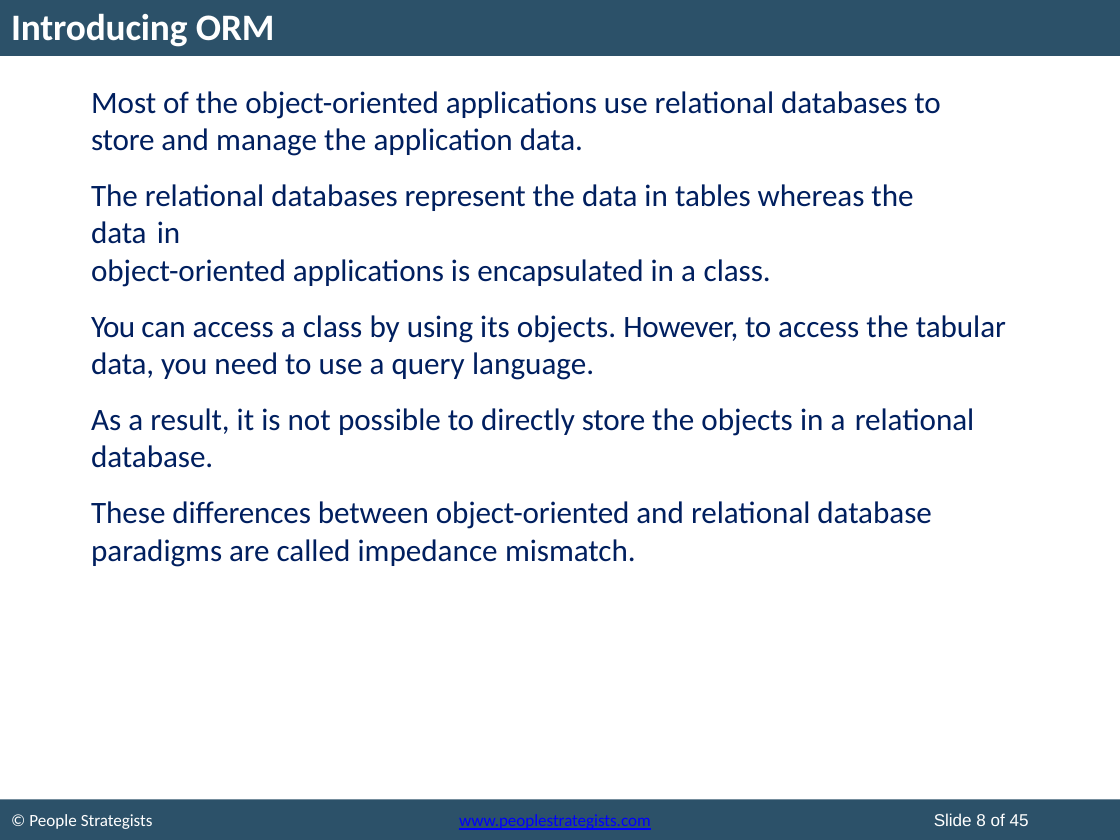
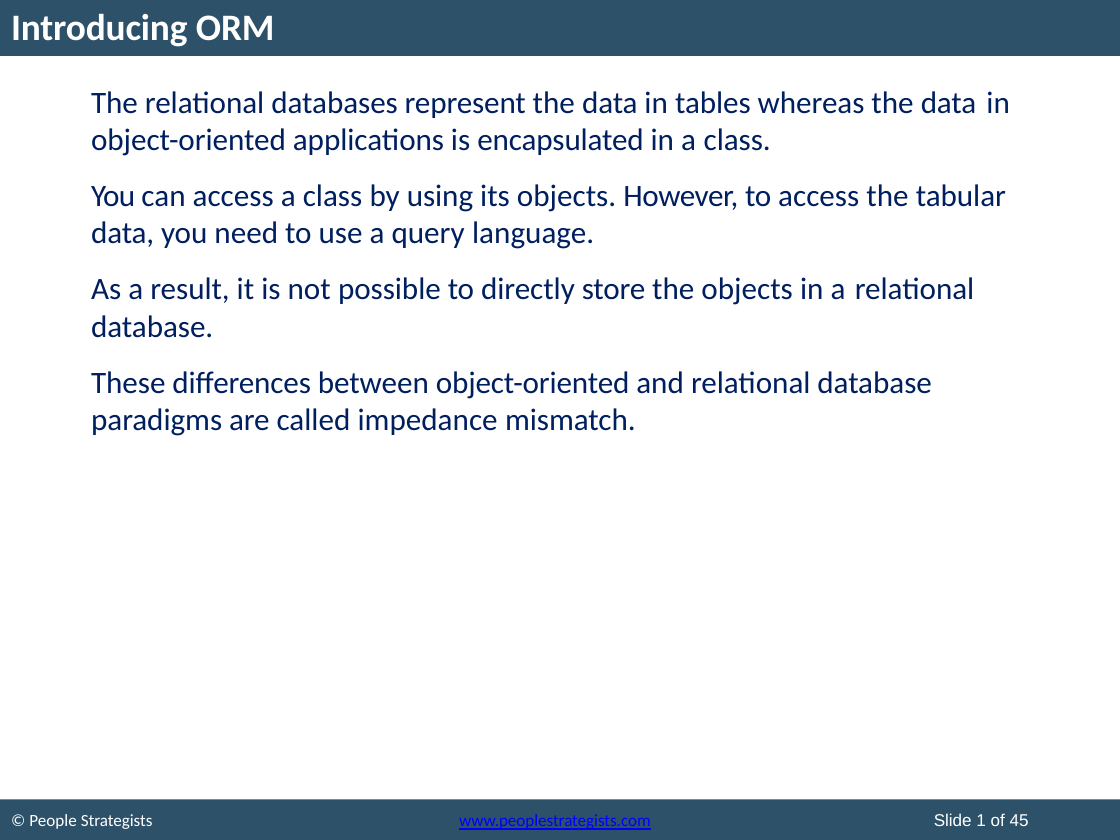
Before and after one commit to MohitKhevlani278/Java, a slide deck: slide 1 of ExamPaperAnswer/ClgPdf/hibernateday1.pptx (slide 8 before the commit). Drawn at 1120x840 pixels with LibreOffice and Linux fonts; fonts in the diff are those of the drawing; background and template pictures are left out. Boxes give left, top, right and bottom in pixels: in the first picture for what was removed or moved away, otherwise in the second. Text is boxed around its words. In the diff, an @@ line names an element or a change of style, - is before the commit and + after.

```diff
--- a/ExamPaperAnswer/ClgPdf/hibernateday1.pptx
+++ b/ExamPaperAnswer/ClgPdf/hibernateday1.pptx
@@ text at <box>91,91,940,156</box>: paragraph removed @@
-Most of the object-oriented applications use relational databases to store and manage the application data.
@@ text at <box>934,813,1029,826</box>: text changed @@
-Slide 8 of 45
+Slide 1 of 45
```
Also in this commit, not shown: 24 slides removed, 7 other files.
